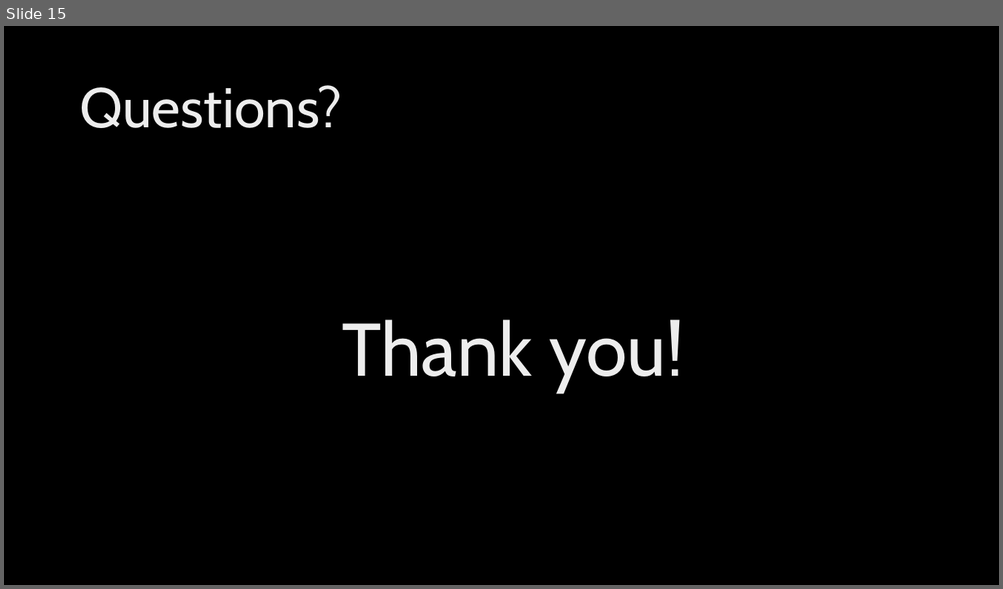
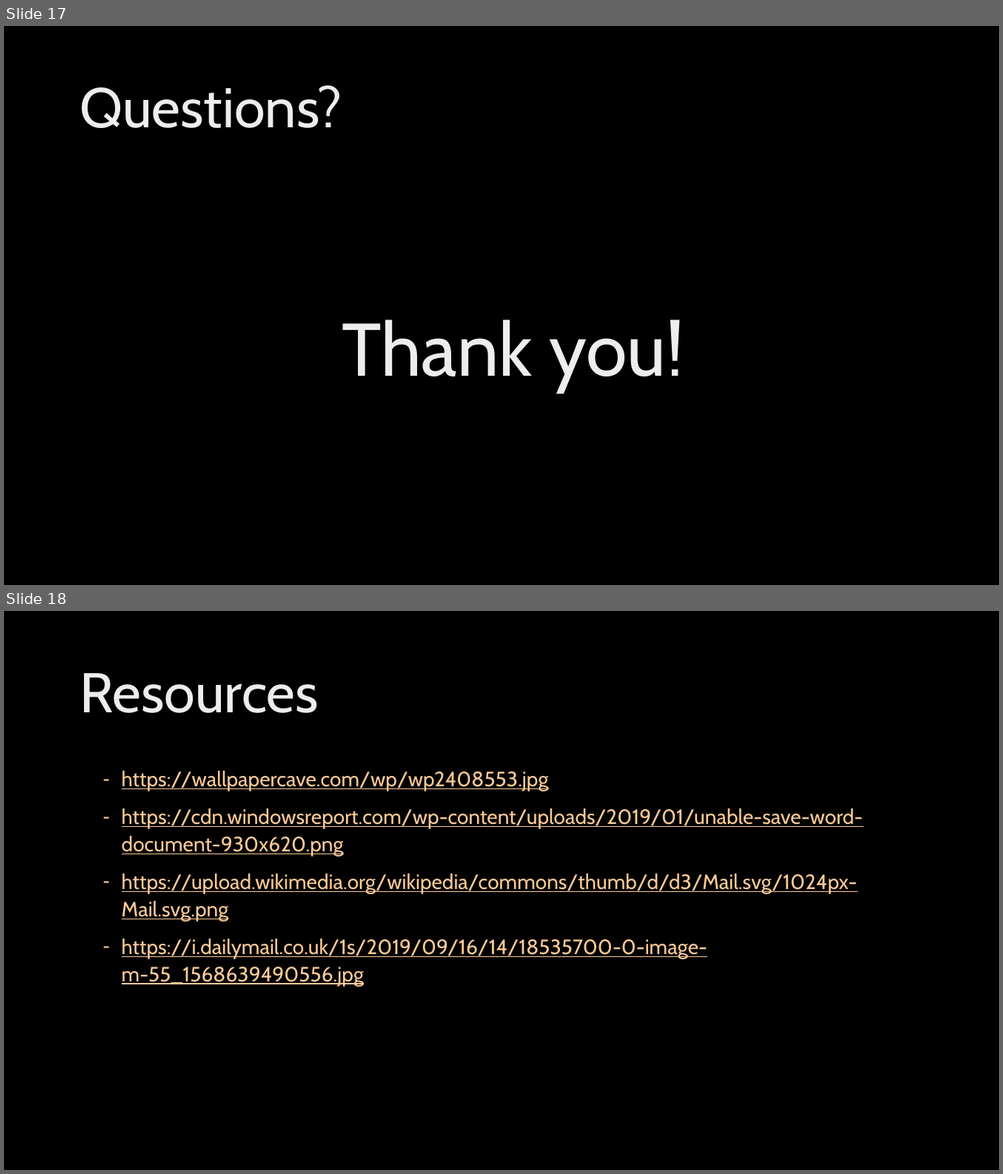
Before and after one commit to KonradGalczynski/Learning, a slide deck: ContractDistribution/ContractDistribution.pptx. Shown one above the other, each under a label of ours: slide 15 before the commit, slides 17 and 18 after it. The pictures are 1003x589 and 1003x1174 pixels, drawn with LibreOffice and Linux fonts; fonts in the diff are those of the drawing; background and template pictures are left out. Boxes give left, top, right and bottom in pixels: in the first picture for what was removed or moved away, otherwise in the second. Text is boxed around its words. In the diff, an @@ line names an element or a change of style, - is before the commit and + after.

```diff
--- a/ContractDistribution/ContractDistribution.pptx
+++ b/ContractDistribution/ContractDistribution.pptx
@@ slide 18 added at (4,611,999,1170), background picture (left out) @@
@@ title added at (79,673,318,713), 54 pt, text gradient #BFBFBF to #EDEDED to #FFFFFF @@
+Resources
@@ text added at (122,771,863,986), 20 pt, text #FBCA98, underline @@
+– https://wallpapercave.com/wp/wp2408553.jpg
+– https://cdn.windowsreport.com/wp-content/uploads/2019/01/unable-save-word-document-930x620.png
+– https://upload.wikimedia.org/wikipedia/commons/thumb/d/d3/Mail.svg/1024px-Mail.svg.png
+– https://i.dailymail.co.uk/1s/2019/09/16/14/18535700-0-image-m-55_1568639490556.jpg
@@ what was slide 15 is now slide 17 @@
```
Also in this commit, not shown: 5 slides changed, 3 other slides added, 2 slides removed, 6 other files.
